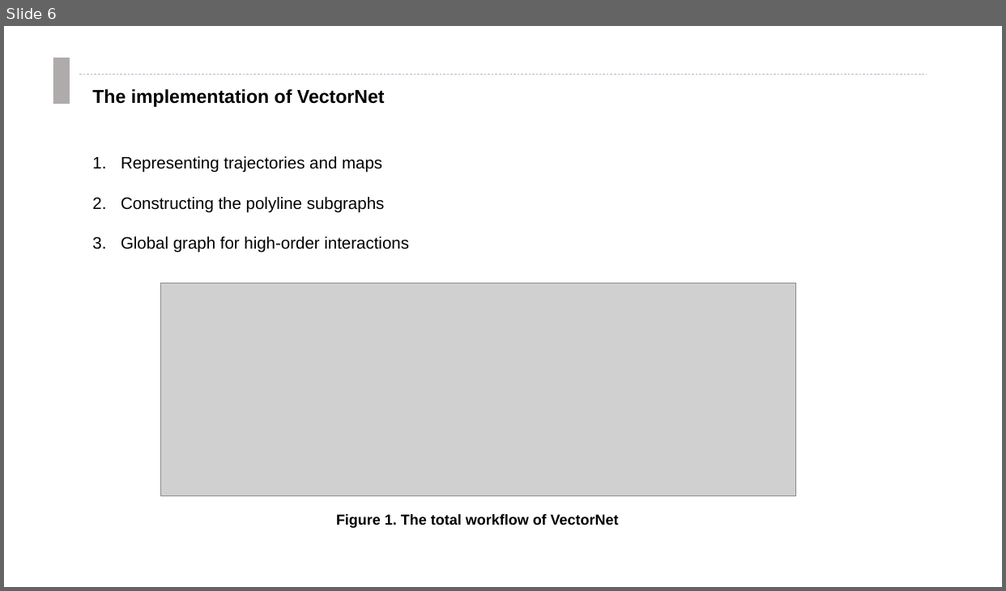
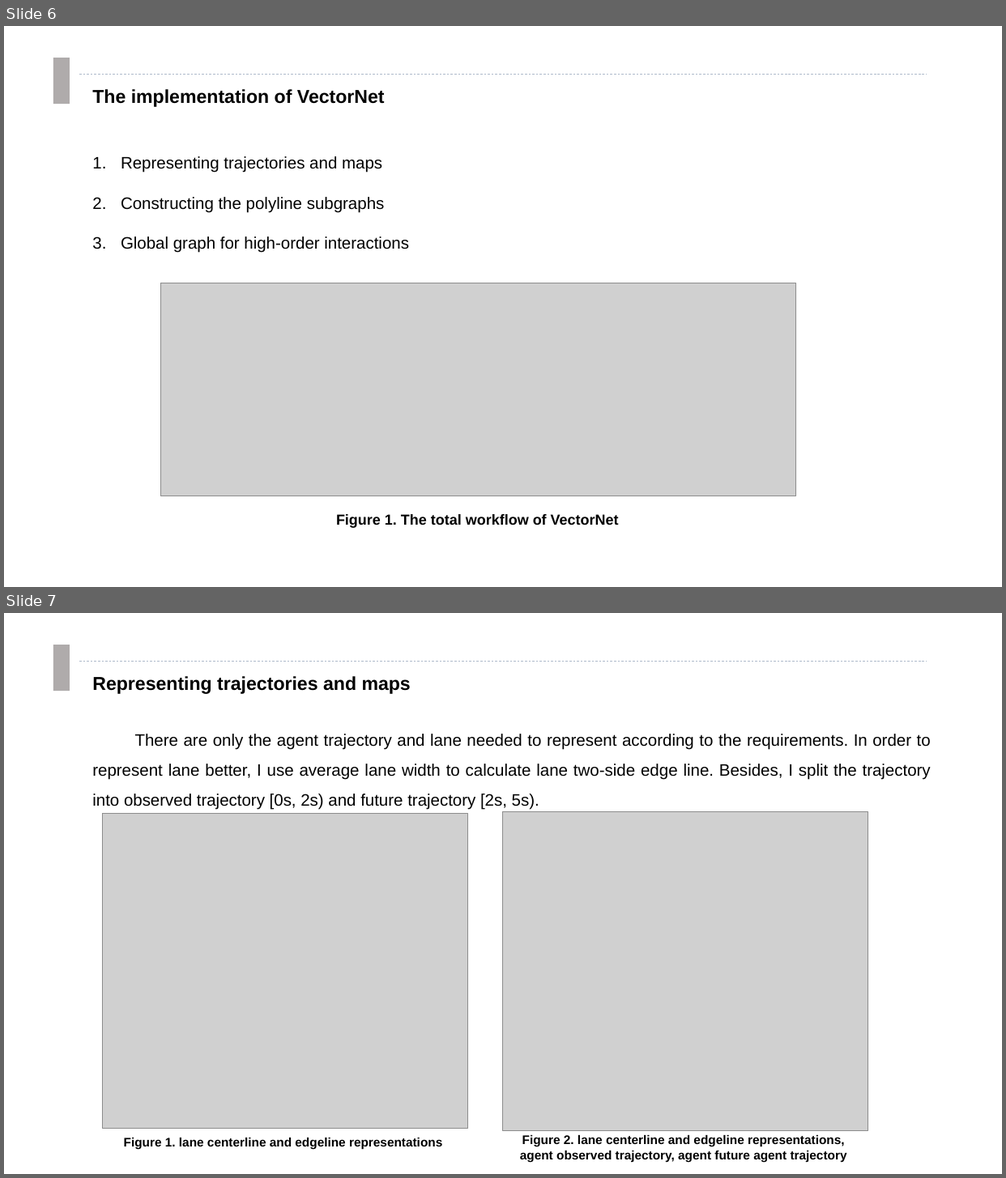
Before and after one commit to clownrat6/VectorNet, a slide deck: material/presentation.pptx. Shown one above the other, each under a label of ours: slide 6 before the commit, slides 6 and 7 after it. The pictures are 1006x591 and 1006x1178 pixels, drawn with LibreOffice and Linux fonts; fonts in the diff are those of the drawing; grey boxes stand for pictures. Boxes give left, top, right and bottom in pixels: in the first picture for what was removed or moved away, otherwise in the second. Text is boxed around its words. In the diff, an @@ line names an element or a change of style, - is before the commit and + after.

```diff
--- a/material/presentation.pptx
+++ b/material/presentation.pptx
@@ slide 7 added at bbox=[4, 613, 1002, 1174], background #FFFFFF @@
@@ rectangle added at bbox=[53, 645, 70, 691], fill #AFABAB @@
@@ line added from (79, 661) to (927, 661), #ADB9CA 0.5 pt dashed @@
@@ text added at bbox=[92, 676, 411, 694], 18 pt, text #000000, bold @@
+Representing trajectories and maps
@@ text added at bbox=[92, 734, 931, 810], 16 pt, text #000000 @@
+There are only the agent trajectory and lane needed to represent according to the requirements. In order to represent lane better, I use average lane width to calculate lane two-side edge line. Besides, I split the trajectory into observed trajectory [0s, 2s) and future trajectory [2s, 5s).
@@ picture added at bbox=[103, 814, 468, 1129] @@
@@ picture added at bbox=[503, 811, 868, 1131] @@
@@ text added at bbox=[124, 1138, 442, 1149], 12 pt, text #000000, bold @@
+Figure 1. lane centerline and edgeline representations
@@ text added at bbox=[520, 1135, 847, 1162], 12 pt, text #000000, bold @@
+Figure 2. lane centerline and edgeline representations,
+agent observed trajectory, agent future agent trajectory
```
Also in this commit, not shown: 6 slides changed, 2 other slides added, 8 other files.
